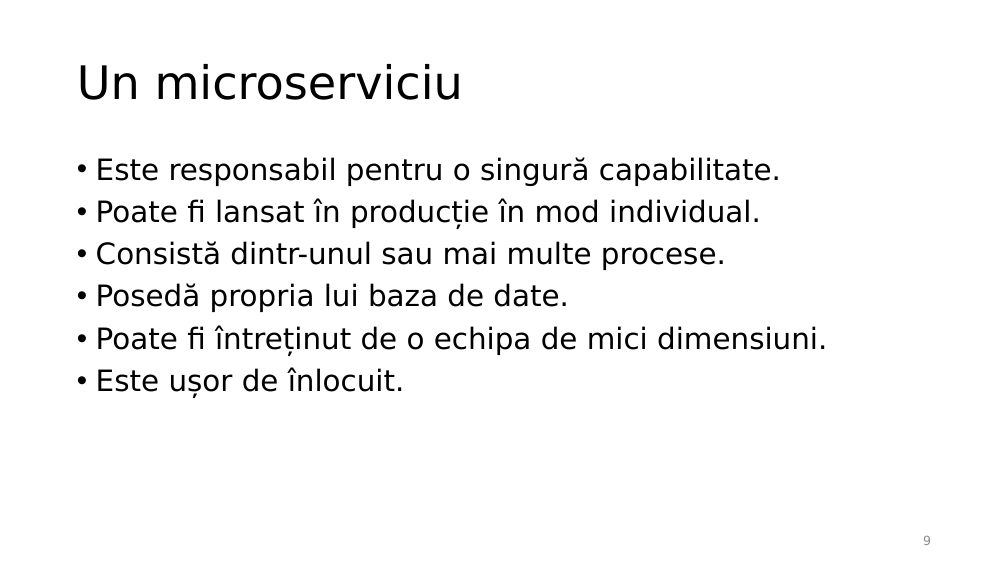
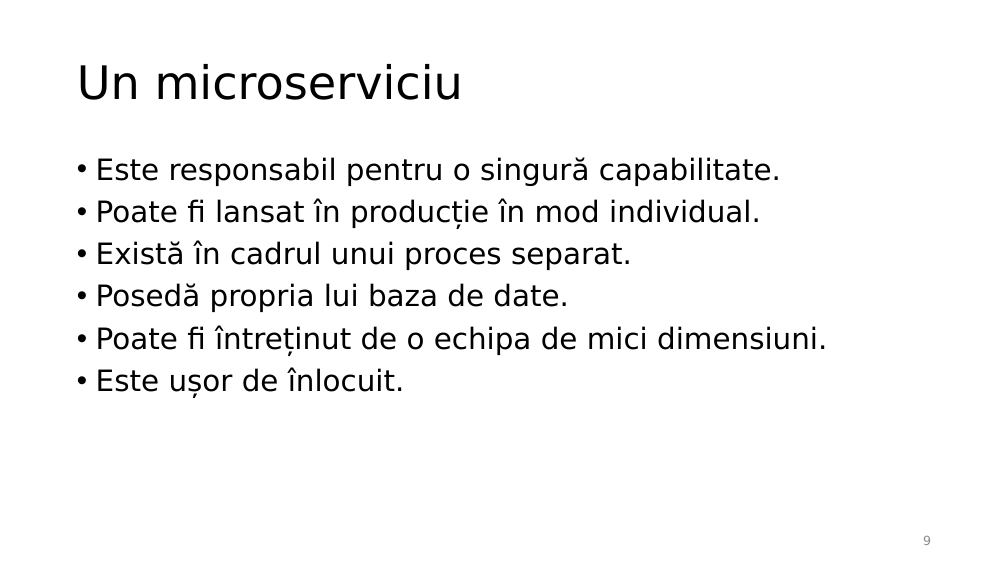
Before and after one commit to radu-solca/Venture, a slide deck: slide 9 of Venture.pptx. Drawn at 1008x567 pixels with LibreOffice and Linux fonts; fonts in the diff are those of the drawing. Boxes give left, top, right and bottom in pixels: in the first picture for what was removed or moved away, otherwise in the second. Text is boxed around its words. In the diff, an @@ line names an element or a change of style, - is before the commit and + after.

```diff
--- a/Venture.pptx
+++ b/Venture.pptx
@@ text at <box>96,240,632,270</box>: text changed @@
-• Consistă dintr-unul sau mai multe procese.
+• Există în cadrul unui proces separat.
```
Also in this commit, not shown: 3 other slides changed, 2 other files.
